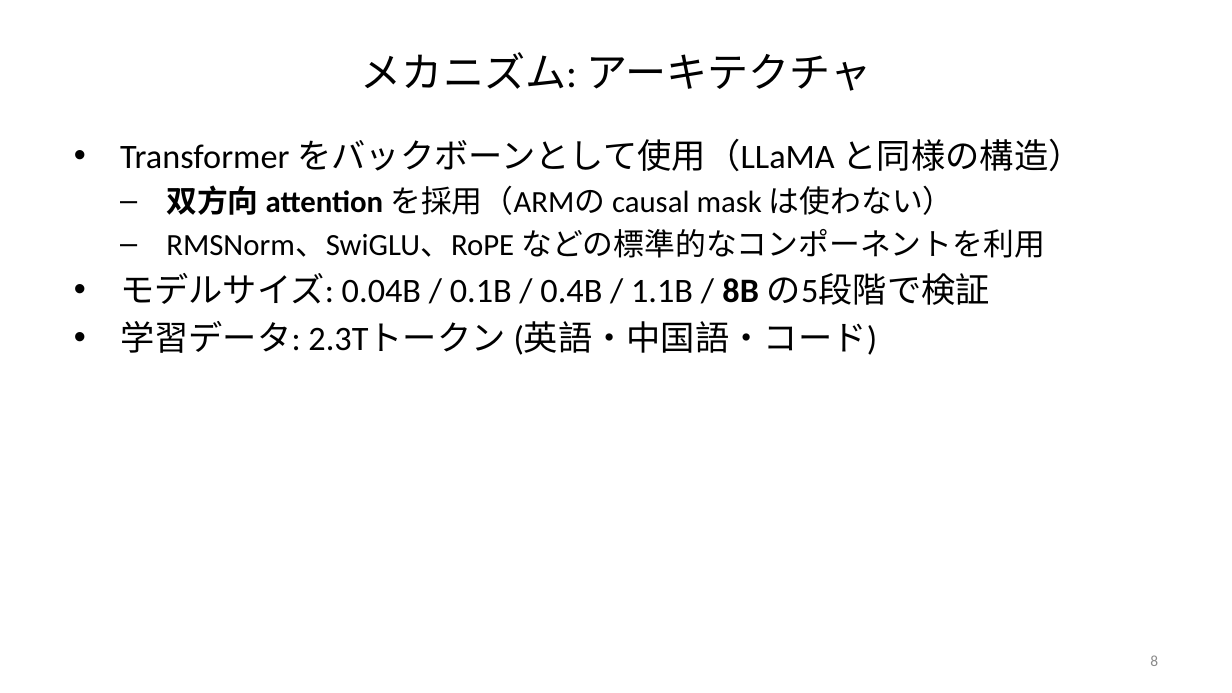
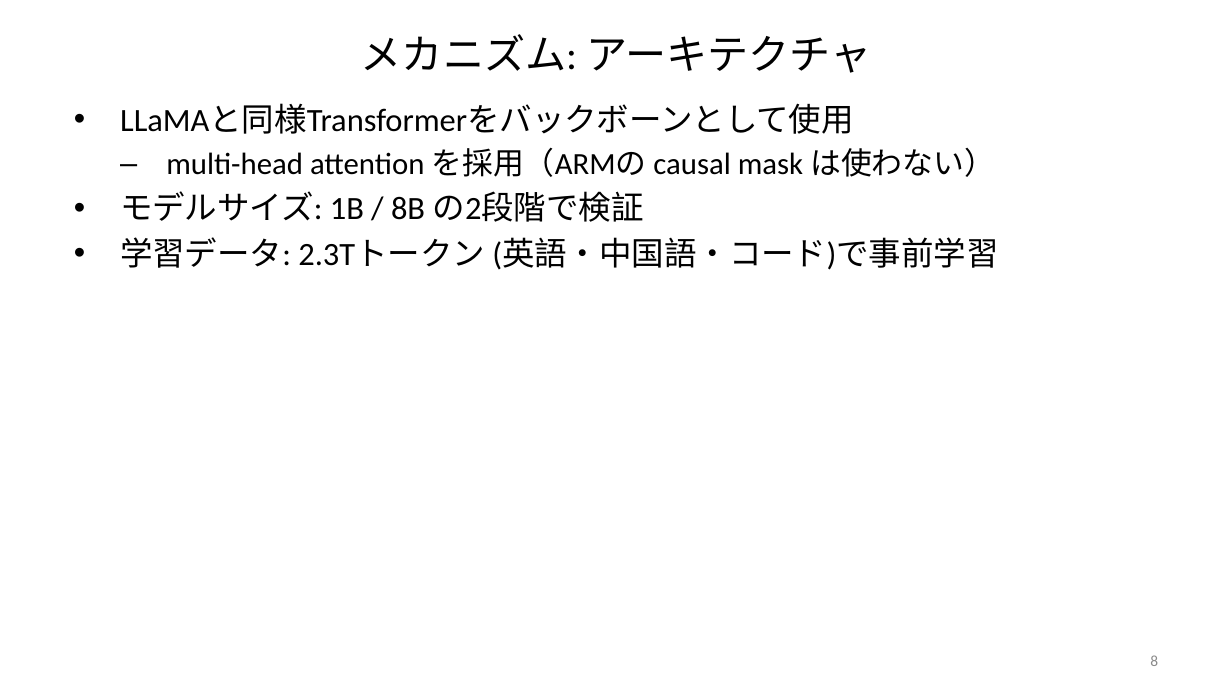
Before and after one commit to frinfo702/research-v1, a slide deck: slide 8 of presentation/decks/LLaDA/LLaDA_ja.pptx. Drawn at 1232x693 pixels with LibreOffice and Linux fonts; fonts in the diff are those of the drawing. Boxes give left, top, right and bottom in pixels: in the first picture for what was removed or moved away, otherwise in the second. Text is boxed around its words. In the diff, an @@ line names an element or a change of style, - is before the commit and + after.

```diff
--- a/presentation/decks/LLaDA/LLaDA_ja.pptx
+++ b/presentation/decks/LLaDA/LLaDA_ja.pptx
@@ title "メカニズム: アーキテクチャ": place and size @@
-title "メカニズム: アーキテクチャ" at [361,52,872,91]
+title "メカニズム: アーキテクチャ" at [361,34,872,73]
@@ text at [120,104,998,270]: text changed; size 20 to 19 pt @@
-• Transformer をバックボーンとして使用（LLaMA と同様の構造）
-  – 双方向 attention を採用（ARMの causal mask は使わない）
-  – RMSNorm、SwiGLU、RoPE などの標準的なコンポーネントを利用
-• モデルサイズ: 0.04B / 0.1B / 0.4B / 1.1B / 8B の5段階で検証
-• 学習データ: 2.3Tトークン (英語・中国語・コード)
+• LLaMAと同様Transformerをバックボーンとして使用
+  – multi-head attention を採用（ARMの causal mask は使わない）
+• モデルサイズ: 1B / 8B の2段階で検証
+• 学習データ: 2.3Tトークン (英語・中国語・コード)で事前学習
```
Also in this commit, not shown: 14 other slides changed, 6 other files.
